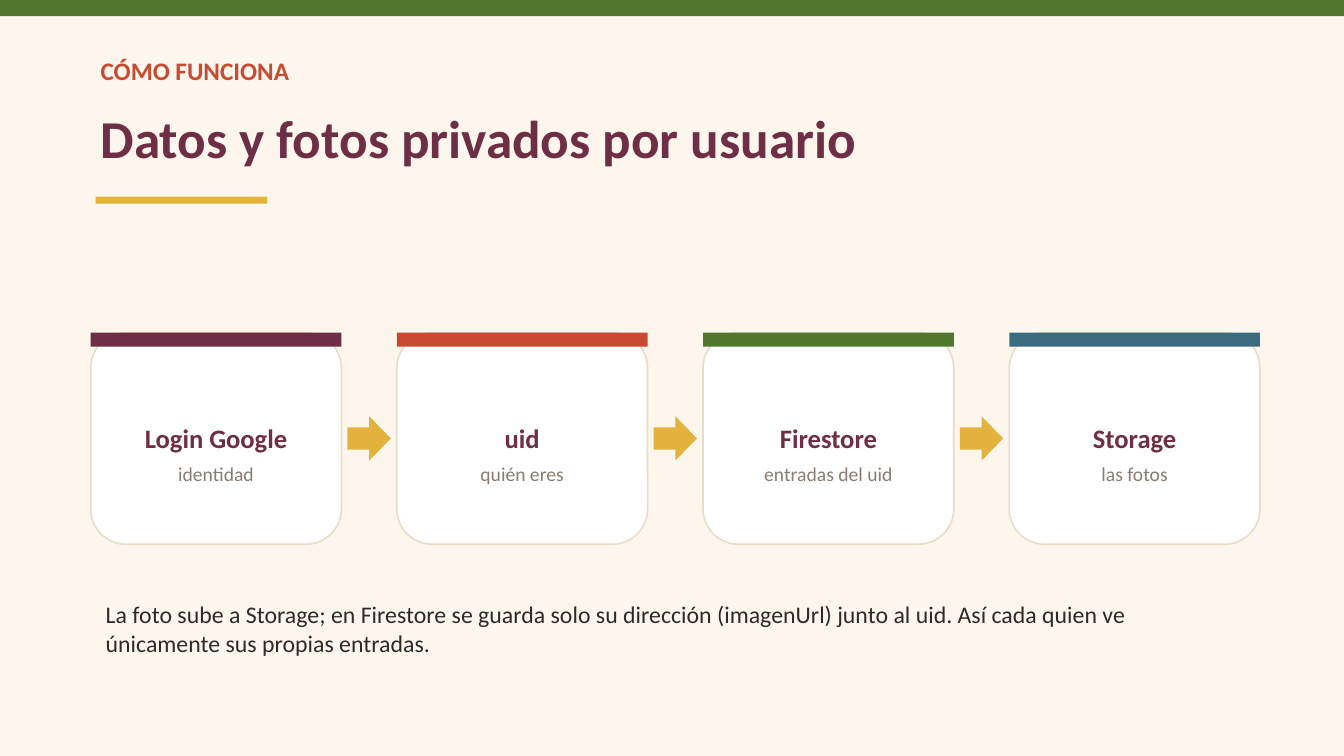
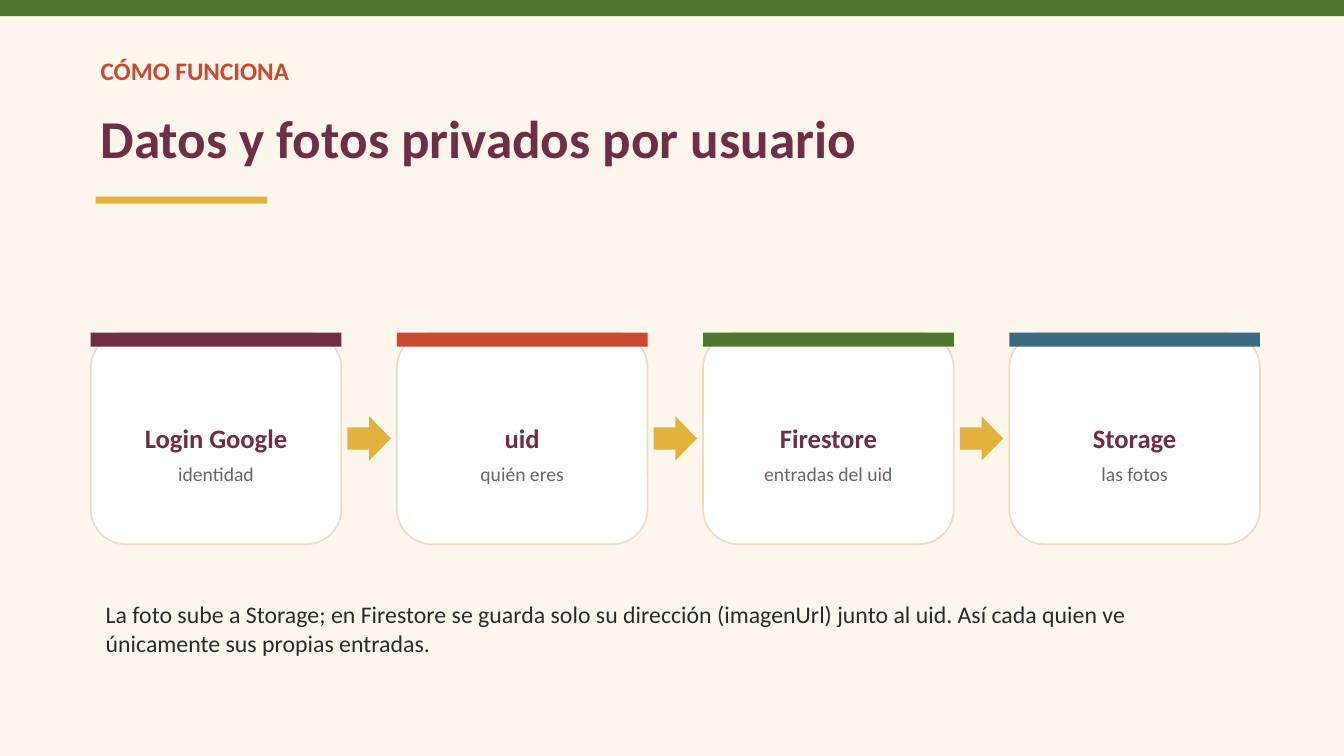
Before and after one commit to ykro/proyectos3-facom-public, a slide deck: slide 8 of slides/sesion-06.pptx (slide 7 before the commit). Drawn at 1344x756 pixels with LibreOffice and Linux fonts; fonts in the diff are those of the drawing. Boxes give left, top, right and bottom in pixels: in the first picture for what was removed or moved away, otherwise in the second. Text is boxed around its words. In the diff, an @@ line names an element or a change of style, - is before the commit and + after.

```diff
--- a/slides/sesion-06.pptx
+++ b/slides/sesion-06.pptx
@@ text at [178,467,254,481]: text colour #8A7C70 to #6F645B in "identidad" @@
@@ text at [480,467,564,484]: text colour #8A7C70 to #6F645B in "quién eres" @@
@@ text at [764,467,892,481]: text colour #8A7C70 to #6F645B in "entradas del uid" @@
@@ text at [1101,467,1167,481]: text colour #8A7C70 to #6F645B in "las fotos" @@
```
Also in this commit, not shown: 1 other slide changed, 2 slides added, 59 other files.
